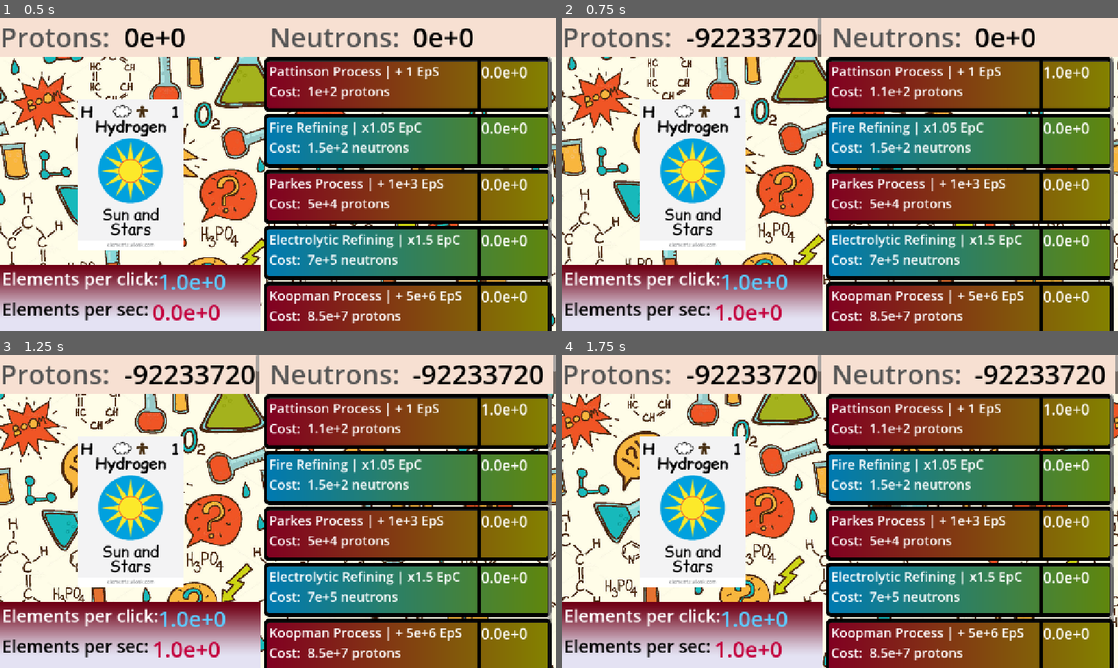
Above: before the commit, frames 1-4 (two rows, left to right).
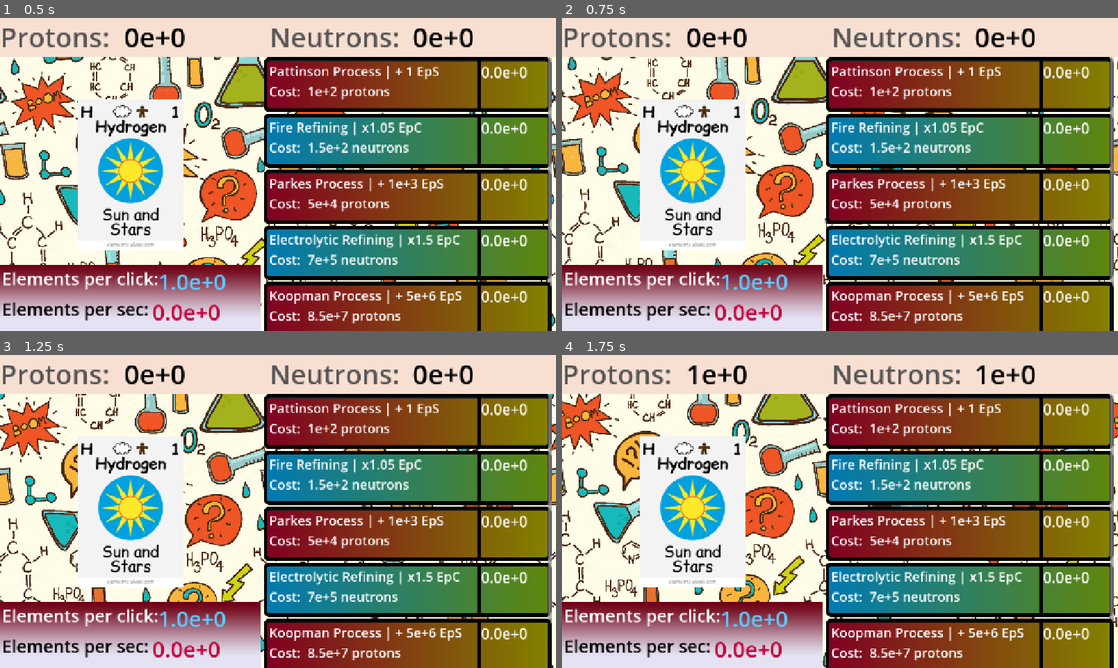
Above: after the commit, the same moments.

Repository: Boarff/ProgrammingGame2025
Game: Godot game, scene res://Scenes/Main.tscn
Same seed, same stepped clock (60 frames per second), same inputs: the game is played once before the commit and once after it.
Inputs (mouse positions are in pixels of both pictures, inside the frame that each line leads up to):
- Up to frame 1 (0.5 s): no input
- Up to frame 2 (0.75 s): click (934, 83) at 0.5 s
- Up to frame 3 (1.25 s): no input
- Up to frame 4 (1.75 s): click (689, 511) at 1.25 s

Frame 1 is identical in both runs. In frame 2, 1.3% of the frame differs, in the area x 22-88%, y 0-97%; in frame 3, 2.2%, in the area x 22-100%, y 0-97%; in frame 4, 2.2%.

Commit message:
did bug fixing on the new number system, unsuccessfully

Diff:
--- a/chemistry-clicker/Scenes/main.gd
+++ b/chemistry-clicker/Scenes/main.gd
@@ -23,10 +23,19 @@
 var neutronMagnitude = 0
 
 func _numbers(switch, regularNumber = null, decimal = null, magnitude = null):
-
+	#_debug()
 	if regularNumber != null:
-		magnitude = int( floor( log(regularNumber) / log(10) ) )
-		decimal = regularNumber/pow(10,magnitude)
+		if regularNumber == 0:
+			magnitude = 0
+			decimal = 0
+		else:
+			magnitude = int( floor( log(regularNumber) / log(10) ) )
+			decimal = regularNumber/pow(10,magnitude)
+		print("")
+		print("regularNumber conversion")
+		print(regularNumber)
+		print(magnitude)
+		print(decimal)
 
 	match switch:
 		"set_proton":
@@ -43,11 +52,23 @@
 			return str(roundedDec) + "e+" + str(neutronMagnitude)
 		"add_to_proton":
 			if magnitude >= protonMagnitude:
-				protonDecimal += decimal * pow(10,magnitude - protonMagnitude)
+				protonDecimal = decimal + (protonDecimal / pow(10,magnitude - protonMagnitude))
+				print("")
+				print("protonDecMagBigger")
+				print(magnitude)
+				print(decimal)
+				print(protonMagnitude)
+				print(protonDecimal)
 			else:
 				protonDecimal += decimal * pow(10,protonMagnitude - magnitude)
+				print("")
+				print("protonDecMagSmaller")
+				print(magnitude)
+				print(decimal)
+				print(protonMagnitude)
+				print(protonDecimal)
 
-			if protonDecimal > 1:
+			if protonDecimal < 1 && protonDecimal != 0:
 				protonMagnitude -= 1
 				protonDecimal *= 10
 			elif protonDecimal >= 10:
@@ -55,11 +76,11 @@
 				protonDecimal *= 0.1
 		"add_to_neutron":
 			if magnitude >= neutronMagnitude:
-				neutronDecimal += decimal * pow(10,magnitude - neutronMagnitude)
+				neutronDecimal = decimal + (neutronDecimal / pow(10,magnitude - neutronMagnitude))
 			else:
 				neutronDecimal += decimal * pow(10,neutronMagnitude - magnitude)
 
-			if neutronDecimal > 1:
+			if neutronDecimal < 1 && neutronDecimal != 0:
 				neutronMagnitude -= 1
 				neutronDecimal *= 10
 			elif neutronDecimal >= 10:
@@ -89,10 +110,12 @@
 
 func _on_debug_timer_timeout() -> void:
 	time += 1
+	#_debug()
+
+func _debug():
 	print("")
 	print(time)
 	print("protonDec " + str(protonDecimal))
 	print("protonMag " + str(protonMagnitude))
-	print("")
 	print("neutronDec " + str(neutronDecimal))
 	print("neutronMag " + str(neutronMagnitude))
--- a/chemistry-clicker/Scenes/scroll.gd
+++ b/chemistry-clicker/Scenes/scroll.gd
@@ -48,7 +48,7 @@
 		# Upgrades using protons for elements per second
 		0,2,4:
 			# check balance and remove used protons
-			if Main._numbers("bigger_than_proton",Main.upgradePrices[index]):
+			if !Main._numbers("bigger_than_proton",Main.upgradePrices[index]):
 			#if Main.protonTotal >= Main.upgradePrices[index]:
 				Main._numbers("add_to_proton", 0-Main.upgradePrices[index])
 				#Main.protonTotal -= Main.upgradePrices[index]
@@ -63,7 +63,7 @@
 
 			# check balance and remove used neutrons
 			#if Main.neutronTotal >= Main.upgradePrices[index]:
-			if Main._numbers("bigger_than_neutron",Main.upgradePrices[index]):
+			if !Main._numbers("bigger_than_neutron",Main.upgradePrices[index]):
 				#Main.neutronTotal -= Main.upgradePrices[index]
 				Main._numbers("add_to_neutron", 0-Main.upgradePrices[index])
 
--- a/chemistry-clicker/Scenes/shops.gd
+++ b/chemistry-clicker/Scenes/shops.gd
@@ -114,5 +114,7 @@
 func _on_per_second_timeout() -> void:
 	#Main.protonTotal += Main.elementProgress * Main.elemPerSec
 	#Main.neutronTotal += nuclidesDict[int(Main.elementProgress)].pick_random() * Main.elemPerSec
-	Main._numbers("add_to_proton", Main.elementProgress * Main.elemPerSec )
-	Main._numbers("add_to_neutron", nuclidesDict[int(Main.elementProgress)].pick_random() * Main.elemPerSec )
+	var addtoproton = Main.elementProgress * Main.elemPerSec
+	var addtoneutron = nuclidesDict[int(Main.elementProgress)].pick_random() * Main.elemPerSec
+	Main._numbers("add_to_proton", addtoproton )
+	Main._numbers("add_to_neutron", addtoneutron )
